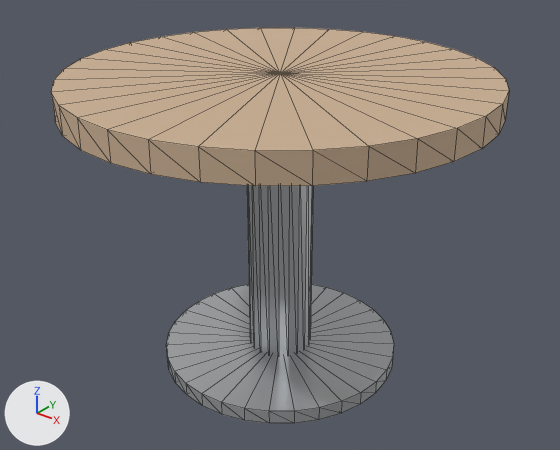
Before and after pictures for a commit that changed the glTF model zamer-app/assets/models/zamer_catalog/table-round.glb.
One viewpoint serves both versions: a 50 mm lens placed at (1.08, -1.351, 1.207), pointed at (0.002, -0.003, 0.372). The lights are fixed; the arrows at lower left show +X, +Y and +Z. The picture after the commit comes second. Mesh edges are drawn as thin lines. Where no turn or scale is listed for an object, it has been applied to the vertices.

In view in the first picture: 'base_2', 'stem_1', 'top_0'.
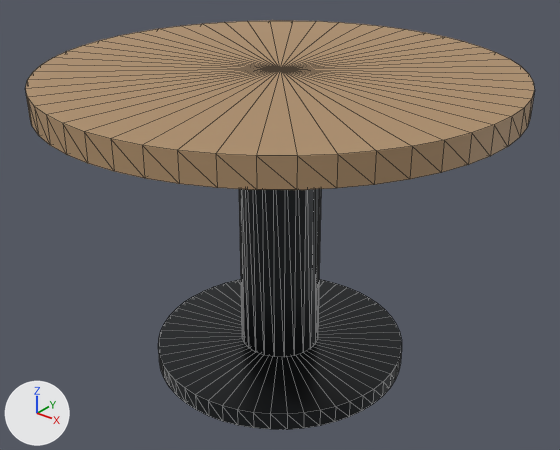
Pixel boxes [x1, y1, x2, y2] of what changed, in the pictures (560 x 450 px):
```json
{"object": "top", "change": "added", "after": [25, 20, 534, 190], "on screen": "brown"}
{"object": "top_0", "change": "deleted", "before": [51, 28, 509, 186], "on screen": "beige"}
{"object": "base_2", "change": "reshaped, recoloured", "before": [166, 284, 394, 423], "after": [158, 279, 402, 430], "on screen": "7% wider, 9% taller"}
{"object": "pedestal", "change": "added", "after": [239, 189, 321, 357]}
{"object": "stem_1", "change": "deleted", "before": [247, 186, 313, 356]}
```

The change, as JSON lines over the scene's bpy script:
```json
{"op": "add", "block": "mat_pedestal_black", "code": ["mat_pedestal_black = principled_material('pedestal_black')", "mat_pedestal_black.base_color = (0.0353, 0.0392, 0.0431)  # dark grey #35383b", "mat_pedestal_black.metallic = 0.78", "mat_pedestal_black.roughness = 0.3"]}
{"op": "add", "block": "mat_oak_round", "code": ["mat_oak_round = principled_material('oak_round')", "mat_oak_round.base_color = (0.431, 0.278, 0.149)  # brown #af906c", "mat_oak_round.roughness = 0.62"]}
{"block": "me_base_2", "where": "# used by ob_base_2; parent = ob_world; location = (0.0, 0.0, 0.0); scale = (1.0, 1.0, 0.999)"}
{"op": "remove", "block": "me_base_2", "code": "me_base_2.from_pydata(...)  # 66 vertices, 128 faces; spans x -0.3..0.3, y -0.3..0.3, z 0.001..0.036"}
{"op": "remove", "block": "me_base_2", "code": "me_base_2.materials.append(mat_metal)  # light grey #c7cacd"}
{"op": "add", "block": "me_base_2", "code": "me_base_2.from_pydata(...)  # 106 vertices, 208 faces; spans x -0.32..0.32, y -0.32..0.32, z 0.0..0.045"}
{"block": "me_base_2", "change": "me_base_2 part 1: the whole mesh is rebuilt"}
{"op": "add", "block": "me_base_2", "code": "me_base_2.materials.append(mat_pedestal_black)  # dark grey #35383b"}
{"op": "add", "block": "me_pedestal", "code": ["me_pedestal = bpy.data.meshes.new('pedestal')", "me_pedestal.from_pydata(...)  # a 24-sided cylinder along z spanning x -0.1..0.1, y -0.1..0.1, z 0.045..0.675", "me_pedestal.materials.append(mat_pedestal_black)  # dark grey #35383b"]}
{"op": "add", "block": "me_top", "code": ["me_top = bpy.data.meshes.new('top')", "me_top.from_pydata(...)  # a 52-sided cylinder along z spanning x -0.55..0.55, y -0.55..0.55, z 0.7..0.76", "me_top.materials.append(mat_oak_round)  # brown #af906c"]}
{"op": "remove", "block": "ob_stem_1", "code": ["ob_stem_1 = bpy.data.objects.new('stem_1', me_stem_1)", "ob_stem_1.location = (0.0, 0.0, 0.0)"]}
{"op": "remove", "block": "ob_top_0", "code": ["ob_top_0 = bpy.data.objects.new('top_0', me_top_0)", "ob_top_0.location = (0.0, 0.0, 0.0)"]}
{"op": "add", "block": "ob_pedestal", "code": ["ob_pedestal = bpy.data.objects.new('pedestal', me_pedestal)", "ob_pedestal.location = (0.0, 0.0, 0.0)"]}
{"op": "add", "block": "ob_top", "code": ["ob_top = bpy.data.objects.new('top', me_top)", "ob_top.location = (0.0, 0.0, 0.0)"]}
```
